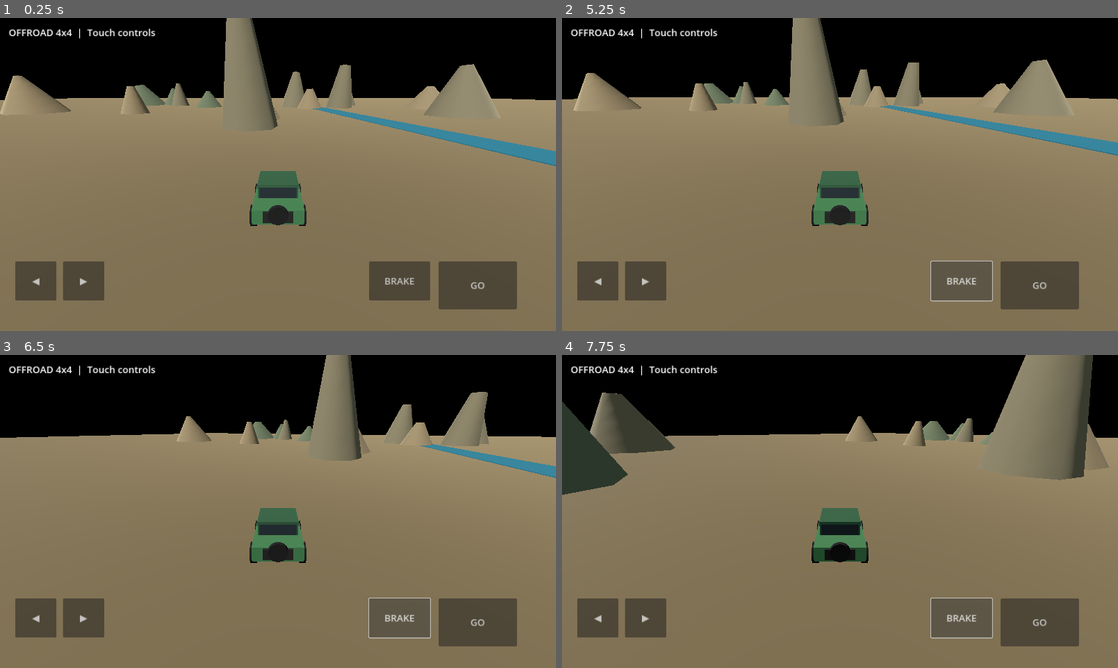
Above: before the commit, frames 1-4 (two rows, left to right).
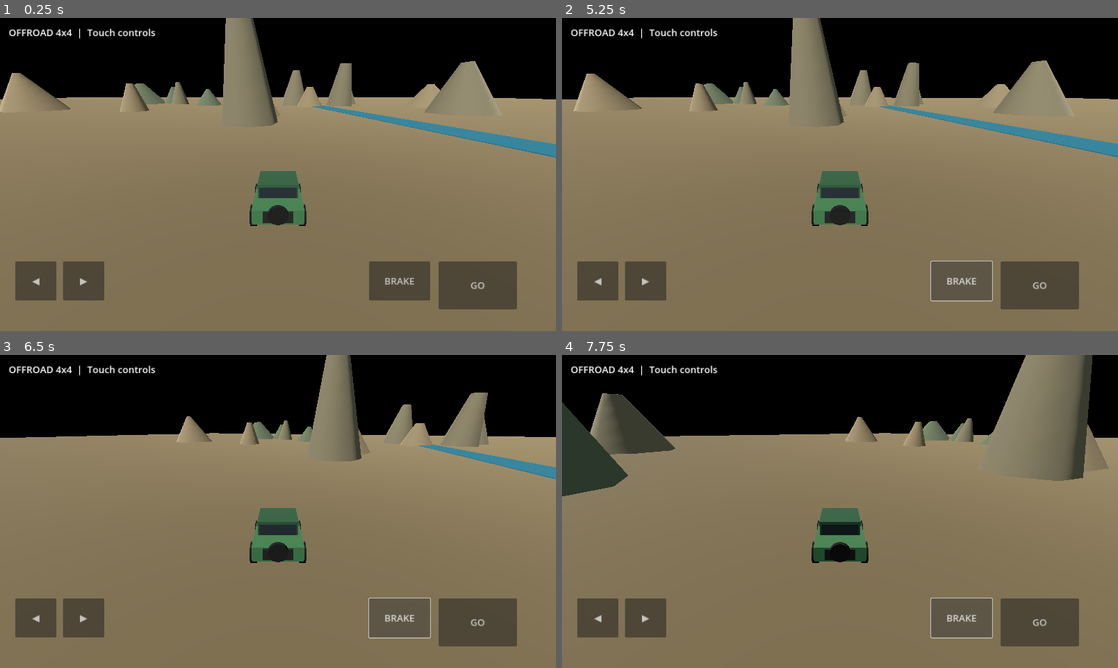
Above: after the commit, the same moments.

Repository: nareshdhakad241-cell/indian-offroad-jeep-simulator
Game: Godot game, scene res://scenes/Main.tscn
Two runs of this game, one before a commit and one after it. Both use one fixed random seed, a clock stepped at 60 frames per second and the inputs below.
Inputs:
- Up to frame 1 (0.25 s): no input
- Up to frame 2 (5.25 s): click "GO" at 0.5 s; click "GO" at 1.25 s; click "◀" at 2 s; click "▶" at 2.75 s; click "BRAKE" at 3.5 s; tap Enter at 4.25 s; hold D (ui_right) 4.28-5.03 s; tap Space at 5 s; hold S (ui_down) from 5.03 s (still down)
- Up to frame 3 (6.5 s): release S (ui_down) at 5.78 s; hold D (ui_right) from 5.78 s (still down)
- Up to frame 4 (7.75 s): release D (ui_right) at 6.53 s; hold W (ui_up) 6.53-7.28 s; hold A (ui_left) from 7.28 s (still down)

The runs differ from the first frame. In frame 1, 2.2% of the frame differs, in the area x 0-100%, y 0-48%; in frame 2, 0.4%; in frame 3, 0.3%; in frame 4, 0.3%.

Commit message:
Set jeep spawn height and collision placement

Diff:
--- a/scenes/Main.tscn
+++ b/scenes/Main.tscn
@@ -10,9 +10,9 @@
 script = ExtResource("1")
 
 [node name="Jeep" type="CharacterBody3D" parent="."]
-position = Vector3(0, 1.5, 0)
+position = Vector3(0, 0.1, 0)
 script = ExtResource("2")
 
 [node name="CollisionShape3D" type="CollisionShape3D" parent="Jeep"]
-position = Vector3(0, 0.7, 0)
+position = Vector3(0, 0.55, 0)
 shape = SubResource("BoxShape3D_jeep")
